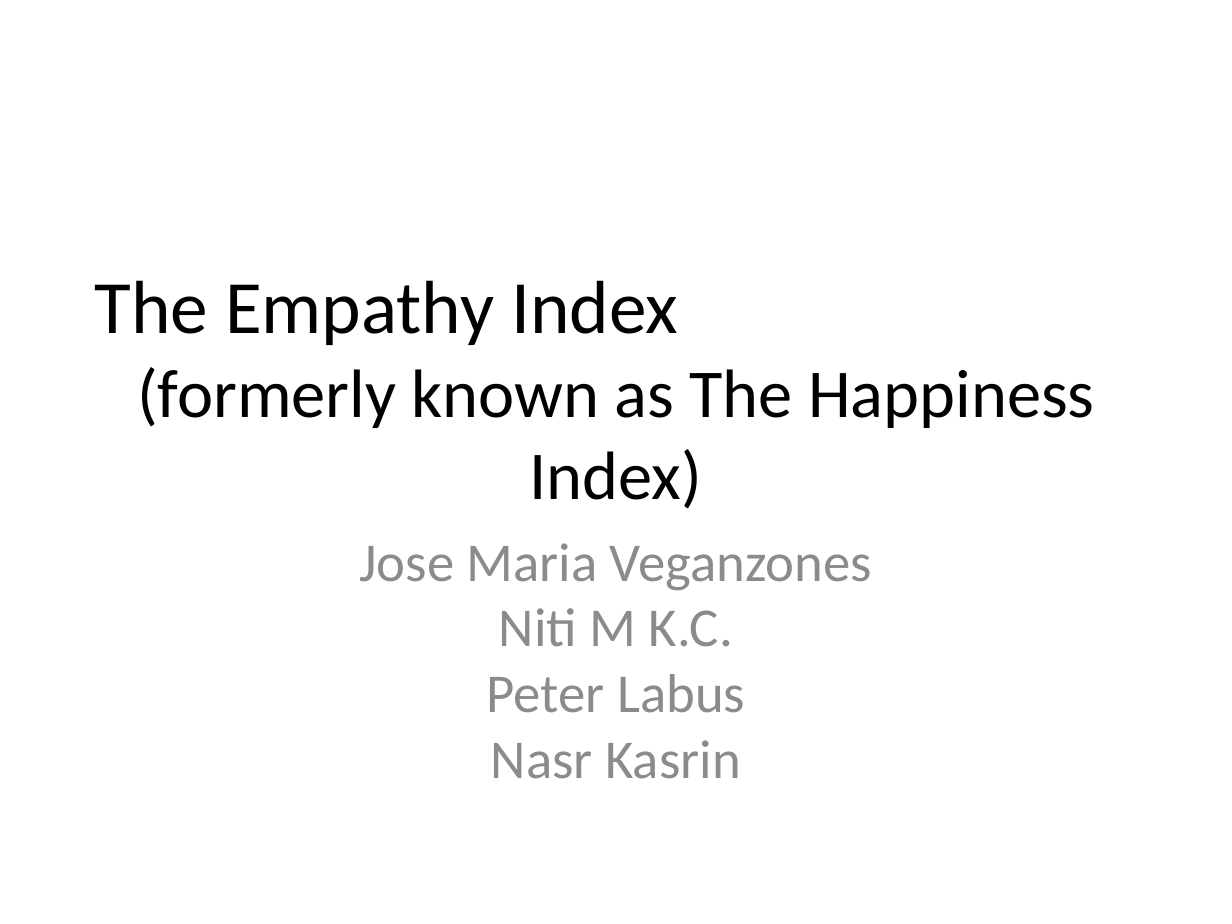
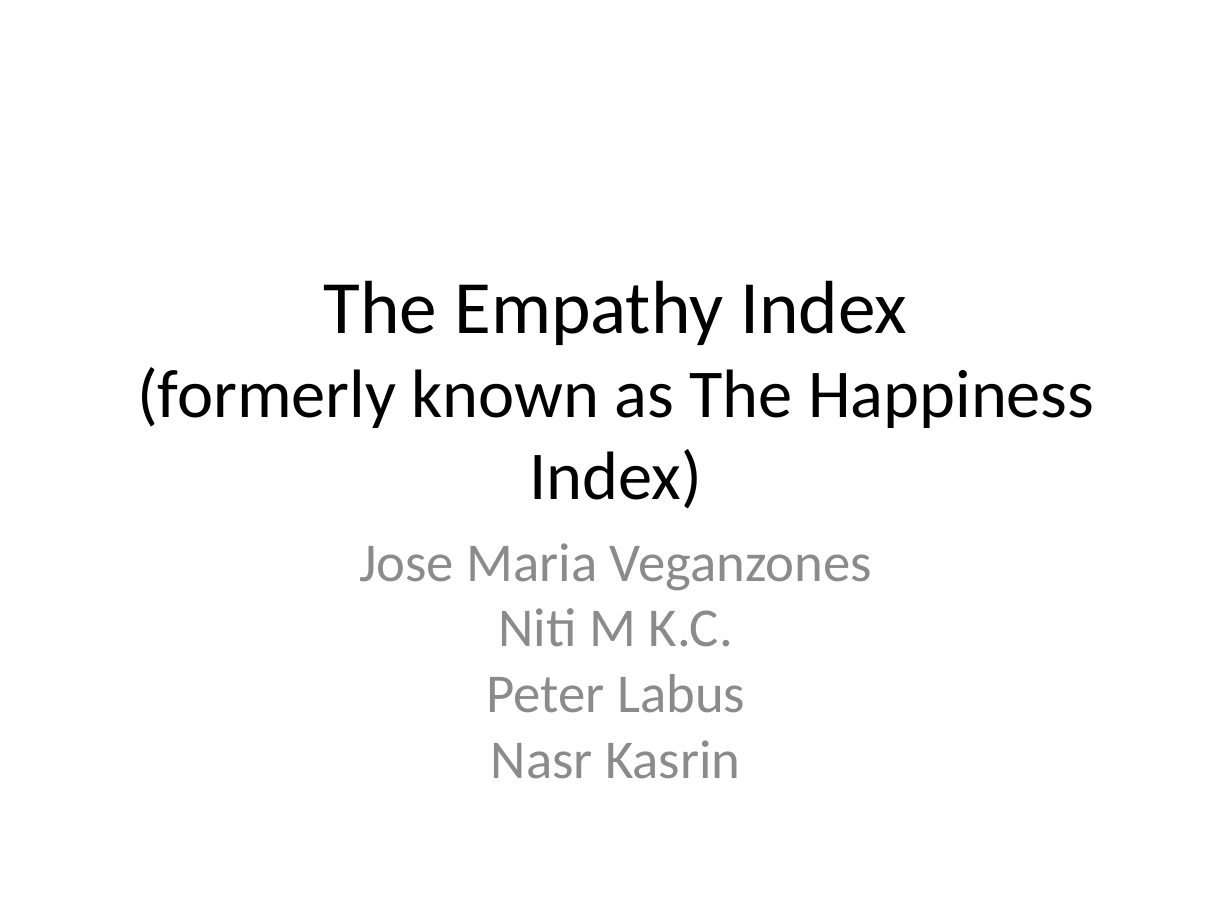
Before and after one commit to NasrK/streamline-hackathon-boilerplate, a slide deck: slide 1 of Team Happiness.pptx. Drawn at 1232x924 pixels with LibreOffice and Linux fonts; fonts in the diff are those of the drawing. Boxes give left, top, right and bottom in pixels: in the first picture for what was removed or moved away, otherwise in the second. Text is boxed around its words. In the diff, an @@ line names an element or a change of style, - is before the commit and + after.

Commit message:
Final changes of slides + added slides as pdf.

```diff
--- a/Team Happiness.pptx
+++ b/Team Happiness.pptx
@@ text at (x1=137, y1=280, x2=1094, y2=509): text changed @@
-The Empathy Index
-(formerly known as The Happiness Index)
+The Empathy Index
+(formerly known as The Happiness Index)
```
Also in this commit, not shown: 2 other slides changed, 1 slide added, 1 slide removed, 2 other files.
